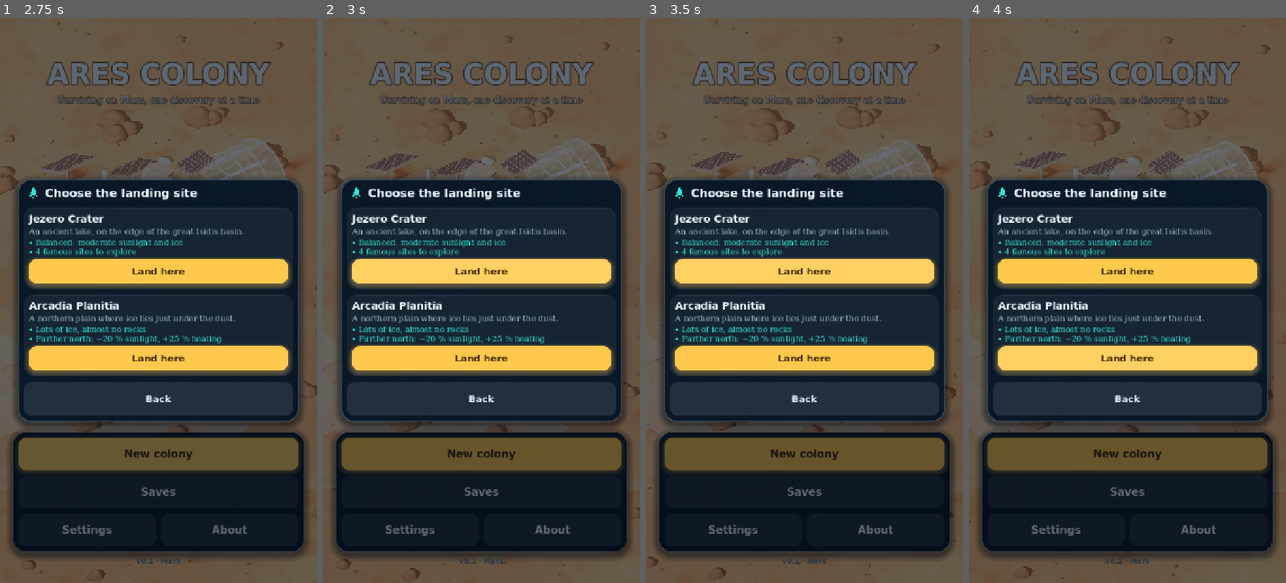
Above: before the commit, frames 1-4 (left to right).
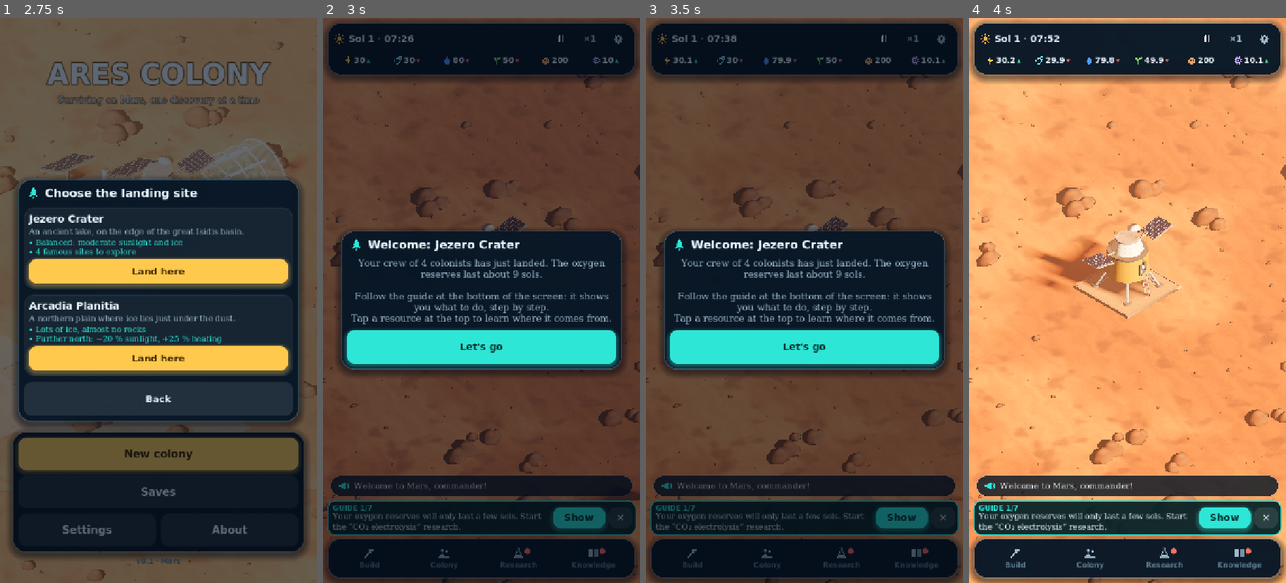
Above: after the commit, the same moments.

Repository: NicolasFaget/AresColony
Game: Godot game, scene res://ui/menu.tscn
Two runs of this game, one before a commit and one after it. Both use one fixed random seed, a clock stepped at 60 frames per second and the inputs below.
Inputs (mouse positions are in pixels of both pictures, inside the frame that each line leads up to):
- Up to frame 1 (2.75 s): click "New colony" at 0.5 s; click "New colony" at 1.25 s; click "New colony" at 2 s
- Up to frame 2 (3 s): click "Land here" at 2.75 s
- Up to frame 3 (3.5 s): no input
- Up to frame 4 (4 s): click (1127, 345) at 3.5 s, where only the run after the commit has a clickable "Let's go"

Frame 1 is identical in both runs. In frame 2, 71% of the frame differs, in the area x 0-100%, y 0-100%; in frame 3, 62%; in frame 4, 95%.
Error before the commit: Invalid call. Nonexistent function 'close' in base 'Nil'. (res://ui/menu.gd:165)

Commit message:
Correction : après suppression d'une sauvegarde, « Continuer » restait affiché ; le bouton « Menu principal » ne fonctionnait plus (fenêtres capturées nulles par les lambdas)
Co-Authored-By: Claude Opus 5.5 <noreply@anthropic.com>

Diff:
--- /dev/null
+++ b/tests/ui_menu_check.gd
@@ -0,0 +1,60 @@
+## Vérification des parcours du menu et des fenêtres (suppression d'une sauvegarde, retour au menu).
+## Attention : utilise les emplacements « save » réels du PC (pas ceux du téléphone).
+## Usage : godot --headless --path . -s tests/ui_menu_check.gd
+extends SceneTree
+
+func _initialize() -> void:
+	_run.call_deferred()
+
+func _press(node: Node, text: String) -> bool:
+	for b in node.find_children("*", "Button", true, false):
+		if (b as Button).text == text and b.is_visible_in_tree():
+			(b as Button).pressed.emit()
+			return true
+	return false
+
+func _run() -> void:
+	var gm: Node = root.get_node("GameManager")
+	for slot in gm.SLOTS:
+		gm.delete_slot(slot)
+	gm.start_game("save", true)
+	gm.stop_game()
+	var menu: Control = load("res://ui/menu.tscn").instantiate()
+	root.add_child(menu)
+	for i in 20:
+		await process_frame
+	print("départ : continuer visible = ", menu._continue.visible)
+	menu._show_slots()
+	await process_frame
+	print("bouton Supprimer : ", _press(menu, "Supprimer"))
+	for i in 5:
+		await process_frame
+	print("confirmation : ", _press(menu._modal_layer.get_child(-1), "Supprimer"))
+	for i in 30:
+		await process_frame
+	print("après : continuer visible = ", menu._continue.visible, " ; plus récente = '", gm.most_recent_slot(), "' ; fichiers ", DirAccess.get_files_at("user://"))
+	for i in 60:
+		await process_frame
+	for m in menu._modal_layer.get_children():
+		var labels := []
+		for l in m.find_children("*", "Label", true, false):
+			labels.append((l as Label).text)
+		print("fenêtre restante : ", labels.slice(0, 2), " en fermeture = ", m._closing)
+	# Bouton « Menu principal » des réglages en jeu.
+	menu.queue_free()
+	gm.start_game("save", true)
+	var main: Control = load("res://ui/main.tscn").instantiate()
+	root.add_child(main)
+	for i in 30:
+		await process_frame
+	for modal in main._modal_layer.get_children():
+		modal.queue_free()
+	await process_frame
+	main._show_settings()
+	await process_frame
+	print("bouton Menu principal : ", _press(main._modal_layer.get_child(-1), "Menu principal"))
+	for i in 30:
+		await process_frame
+	print("scène après : ", current_scene.scene_file_path if current_scene else "aucune", " ; partie fermée = ", gm.engine == null)
+	gm.delete_slot("save")
+	quit()
--- a/ui/main.gd
+++ b/ui/main.gd
@@ -1010,10 +1010,11 @@
 	to_menu.text = Tr.t("Menu principal")
 	to_menu.custom_minimum_size.y = 60
 	to_menu.focus_mode = Control.FOCUS_NONE
-	var modal: Modal
+	# Partagée avec les boutons, créés avant la fenêtre (voir DESIGN.md, Pièges).
+	var holder: Array[Modal] = []
 	to_menu.pressed.connect(func() -> void:
 		AudioManager.play("click")
-		modal.close()
+		holder[0].close()
 		GameManager.open_menu())
 	var extra := SettingsPanel.build()
 	extra.add_child(UiFx.paragraph(Tr.t("Glissez pour parcourir le cratère, pincez (ou molette) pour zoomer.\n")
@@ -1022,9 +1023,9 @@
 			"SmallLabel", HORIZONTAL_ALIGNMENT_CENTER))
 	extra.add_child(to_menu)
 	extra.add_child(UiFx.label(Tr.t("La partie est sauvegardée automatiquement."), "CaptionLabel", HORIZONTAL_ALIGNMENT_CENTER))
-	modal = Modal.open(_modal_layer, {
+	holder.append(Modal.open(_modal_layer, {
 		"icon": "gear", "title": Tr.t("Réglages"), "extra": extra, "confirm_text": Tr.t("Fermer"),
-	})
+	}))
 
 
 func _show_load_problem() -> void:
--- a/ui/menu.gd
+++ b/ui/menu.gd
@@ -151,7 +151,8 @@
 ## Choix du site d'atterrissage d'une nouvelle colonie.
 func _choose_region(slot: String) -> void:
 	var list := UiFx.vbox(12)
-	var modal: Modal
+	# Partagée avec les boutons, créés avant la fenêtre (voir DESIGN.md, Pièges).
+	var holder: Array[Modal] = []
 	for id: String in ColonyContent.REGION_ORDER:
 		var region: Dictionary = ColonyContent.REGIONS[id]
 		var title := UiFx.label(region.name, "HeadingLabel")
@@ -162,19 +163,20 @@
 			point.add_theme_color_override("font_color", Palette.ACCENT)
 			traits.add_child(point)
 		var go := _slot_button(Tr.t("Se poser ici"), "GoldButton", func() -> void:
-			modal.close()
+			holder[0].close()
 			GameManager.open_game(slot, true, id))
 		list.add_child(UiFx.panel("Row", UiFx.vbox(6, [title, tagline, traits, go])))
-	modal = Modal.open(_modal_layer, {
+	holder.append(Modal.open(_modal_layer, {
 		"icon": "rocket", "title": Tr.t("Choisir le site d'atterrissage"), "extra": list,
 		"confirm_text": Tr.t("Retour"), "confirm_style": "Button",
-	})
+	}))
 
 
 ## Liste des emplacements. En mode « remplacer », chaque emplacement propose d'y recommencer.
 func _show_slots(replacing := false) -> void:
 	var list := UiFx.vbox(10)
-	var modal: Modal
+	# Partagée avec les boutons, créés avant la fenêtre (voir DESIGN.md, Pièges).
+	var holder: Array[Modal] = []
 	for slot: String in GameManager.SLOTS:
 		var summary := GameManager.slot_summary(slot)
 		var name := UiFx.label(SLOT_NAMES[slot], "HeadingLabel")
@@ -182,24 +184,24 @@
 		var actions := UiFx.hbox(8)
 		if summary.is_empty():
 			actions.add_child(_slot_button(Tr.t("Commencer"), "GoldButton", func() -> void:
-				modal.close()
+				holder[0].close()
 				_choose_region(slot)))
 		else:
 			if not replacing:
 				actions.add_child(_slot_button(Tr.t("Charger"), "GreenButton", func() -> void:
-					modal.close()
+					holder[0].close()
 					GameManager.open_game(slot)))
 			actions.add_child(_slot_button(Tr.t("Recommencer") if replacing else Tr.t("Supprimer"), "Button", func() -> void:
-				_confirm_erase(slot, replacing, modal)))
+				_confirm_erase(slot, replacing, holder[0])))
 		var row := UiFx.panel("Row", UiFx.vbox(6, [name, info, actions]))
 		list.add_child(row)
-	modal = Modal.open(_modal_layer, {
+	holder.append(Modal.open(_modal_layer, {
 		"icon": "tab_knowledge",
 		"title": Tr.t("Choisir un emplacement à remplacer") if replacing else Tr.t("Sauvegardes"),
 		"body": Tr.t("Les 3 emplacements sont occupés. Recommencer efface la colonie choisie.") if replacing else "",
 		"extra": list,
 		"confirm_text": Tr.t("Fermer"),
-	})
+	}))
 
 
 func _slot_button(text: String, style: String, action: Callable) -> Button:
Not shown, changed: DESIGN.md
